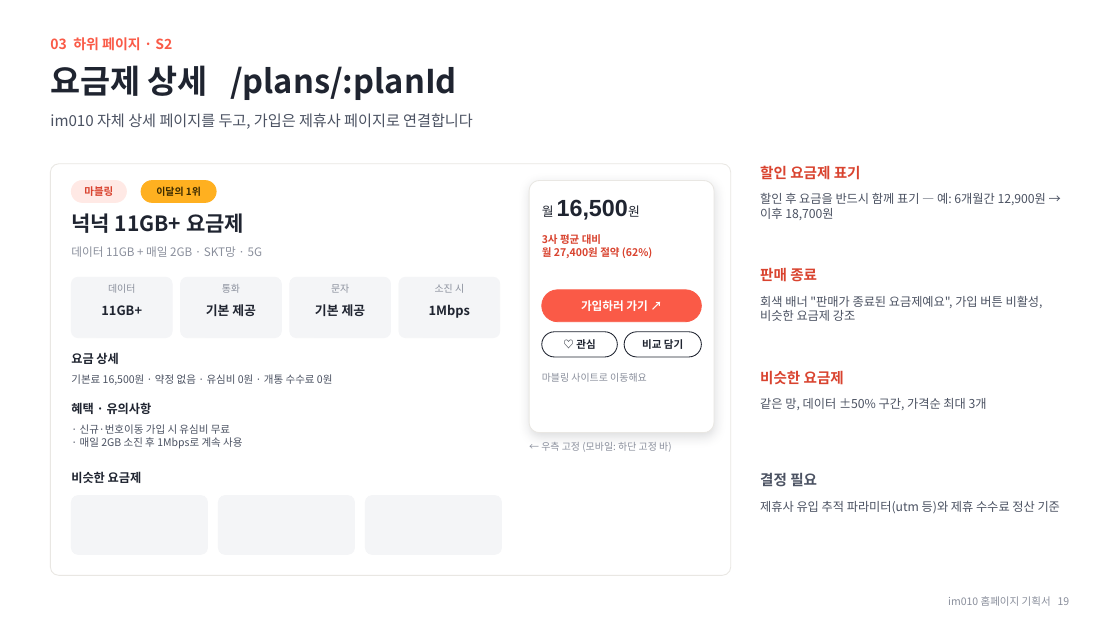
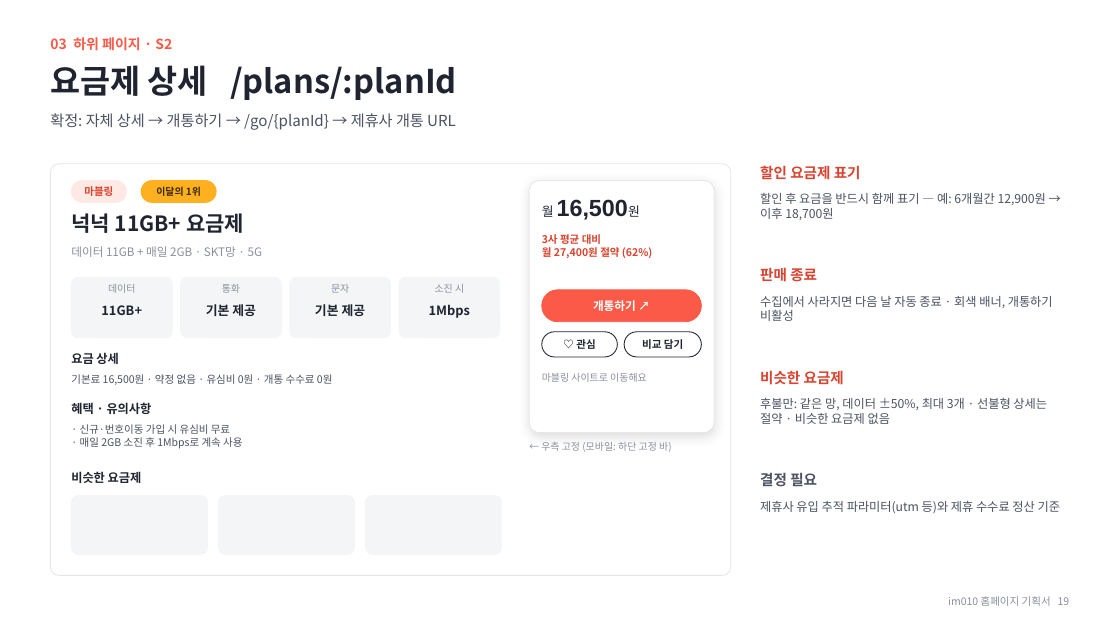
Before and after one commit to chlee-oss/im010, a slide deck: slide 19 of im010_기획서.pptx. Drawn at 1120x630 pixels with LibreOffice and Linux fonts; fonts in the diff are those of the drawing. Boxes give left, top, right and bottom in pixels: in the first picture for what was removed or moved away, otherwise in the second. Text is boxed around its words. In the diff, an @@ line names an element or a change of style, - is before the commit and + after.

```diff
--- a/im010_기획서.pptx
+++ b/im010_기획서.pptx
@@ text at bbox=[50, 113, 456, 130]: text changed @@
-im010 자체 상세 페이지를 두고, 가입은 제휴사 페이지로 연결합니다
+확정: 자체 상세 → 개통하기 → /go/{planId} → 제휴사 개통 URL
@@ text at bbox=[760, 296, 1053, 321]: text changed @@
-회색 배너 "판매가 종료된 요금제예요", 가입 버튼 비활성, 비슷한 요금제 강조
+수집에서 사라지면 다음 날 자동 종료 · 회색 배너, 개통하기 비활성
@@ text in rounded rectangle at bbox=[593, 300, 636, 311]: text changed @@
-가입하러 가기 ↗
+개통하기 ↗
@@ text at bbox=[760, 398, 1047, 424]: text changed @@
-같은 망, 데이터 ±50% 구간, 가격순 최대 3개
+후불만: 같은 망, 데이터 ±50%, 최대 3개 · 선불형 상세는 절약 · 비슷한 요금제 없음
```
Also in this commit, not shown: 12 other slides changed, 8 slides added.
